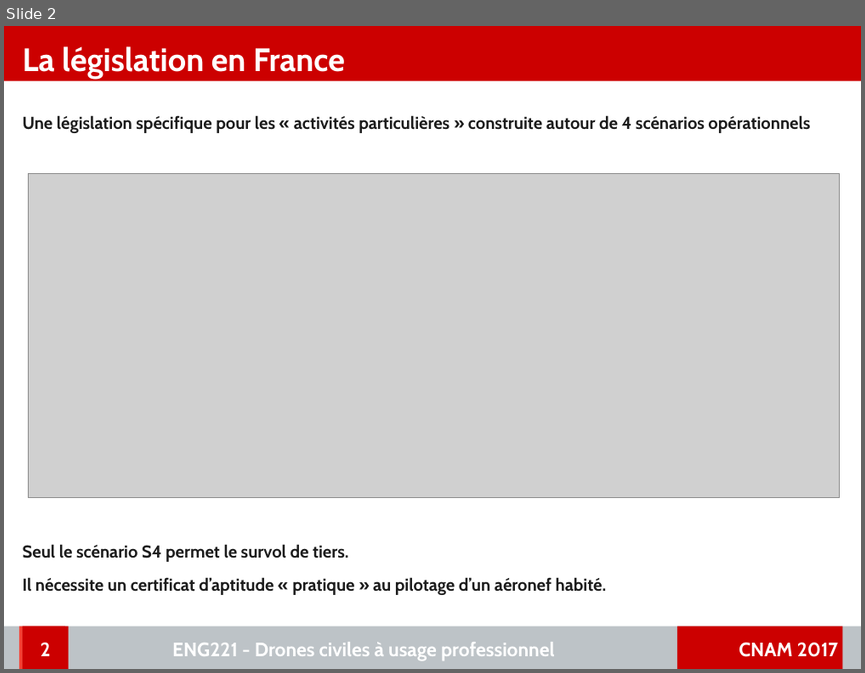
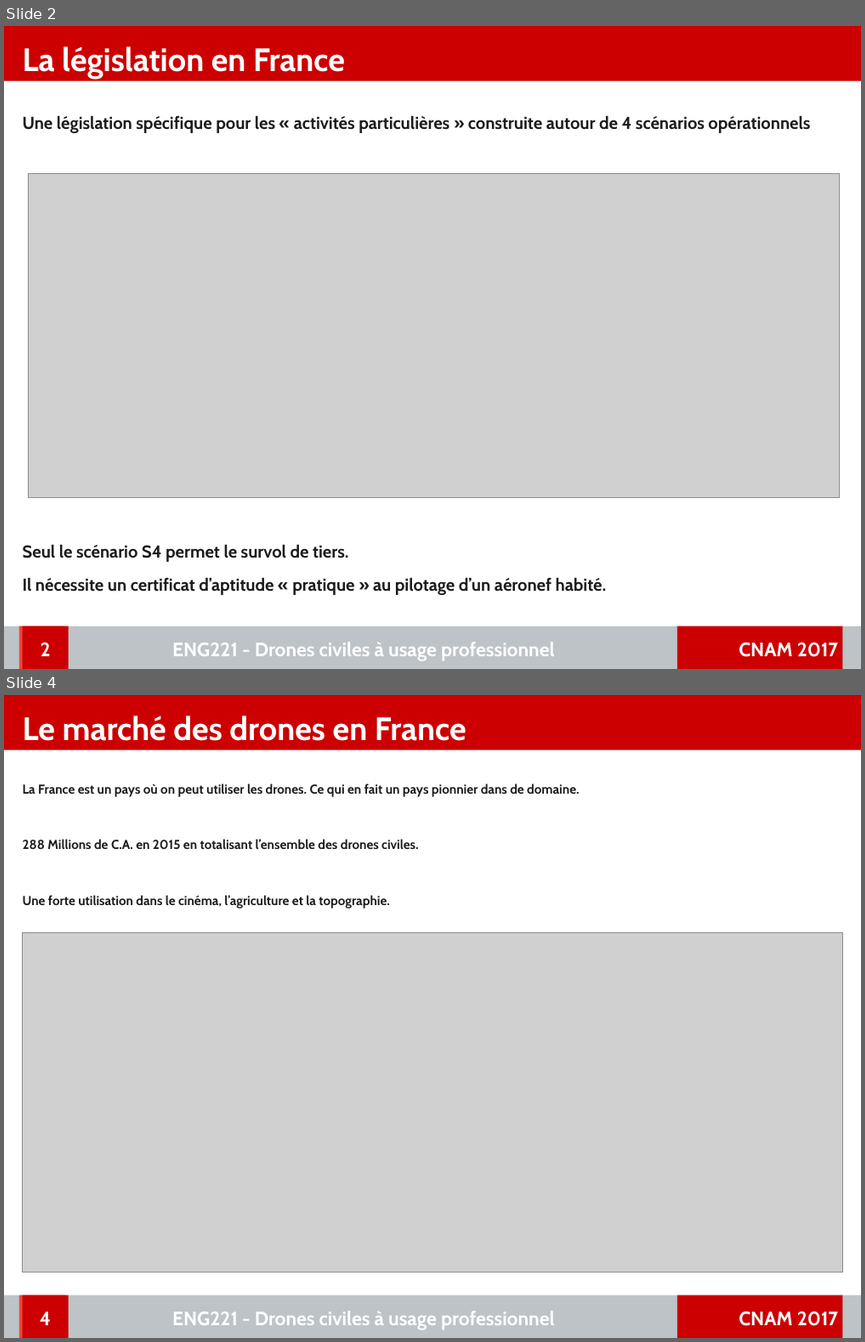
Before and after one commit to charleshuber/CNAM, a slide deck: drones.odp. Shown one above the other, each under a label of ours: slide 2 before the commit, slides 2 and 4 after it; the slides between them are not shown. The pictures are 865x673 and 865x1342 pixels, drawn with LibreOffice and Linux fonts; fonts in the diff are those of the drawing; grey boxes stand for pictures; background and template pictures are left out. Boxes give left, top, right and bottom in pixels: in the first picture for what was removed or moved away, otherwise in the second. Text is boxed around its words. In the diff, an @@ line names an element or a change of style, - is before the commit and + after.

Commit message:
drones ppt

```diff
--- a/drones.odp
+++ b/drones.odp
@@ slide 4 added at [4, 695, 861, 1338], background picture (left out); not listed: 4 template elements that a slide beside it also shows @@
@@ title added at [23, 715, 466, 741], 30 pt, text #FFFFFF, bold @@
+Le marché des drones en France
@@ text added at [23, 783, 579, 908], 12 pt, text #1C1C1C, bold @@
+La France est un pays où on peut utiliser les drones. Ce qui en fait un pays pionnier dans de domaine.
+288 Millions de C.A. en 2015 en totalisant l’ensemble des drones civiles.
+Une forte utilisation dans le cinéma, l’agriculture et la topographie.
@@ picture added at [23, 932, 843, 1272] @@
@@ page number added at [23, 1295, 69, 1338], fill #CC0000, 18 pt, text #FFFFFF, bold @@
+4
@@ text added at [172, 1310, 554, 1330], 18 pt, text #FFFFFF, bold @@
+ENG221 - Drones civiles à usage professionnel
```
Also in this commit, not shown: 2 slides changed, 4 other files.
